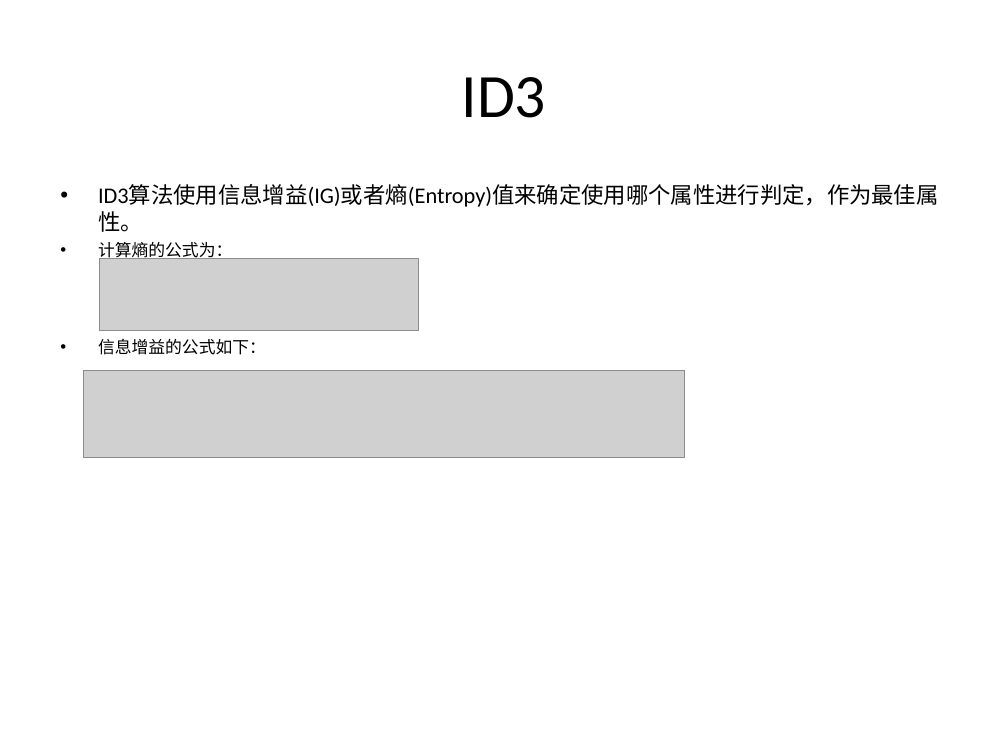
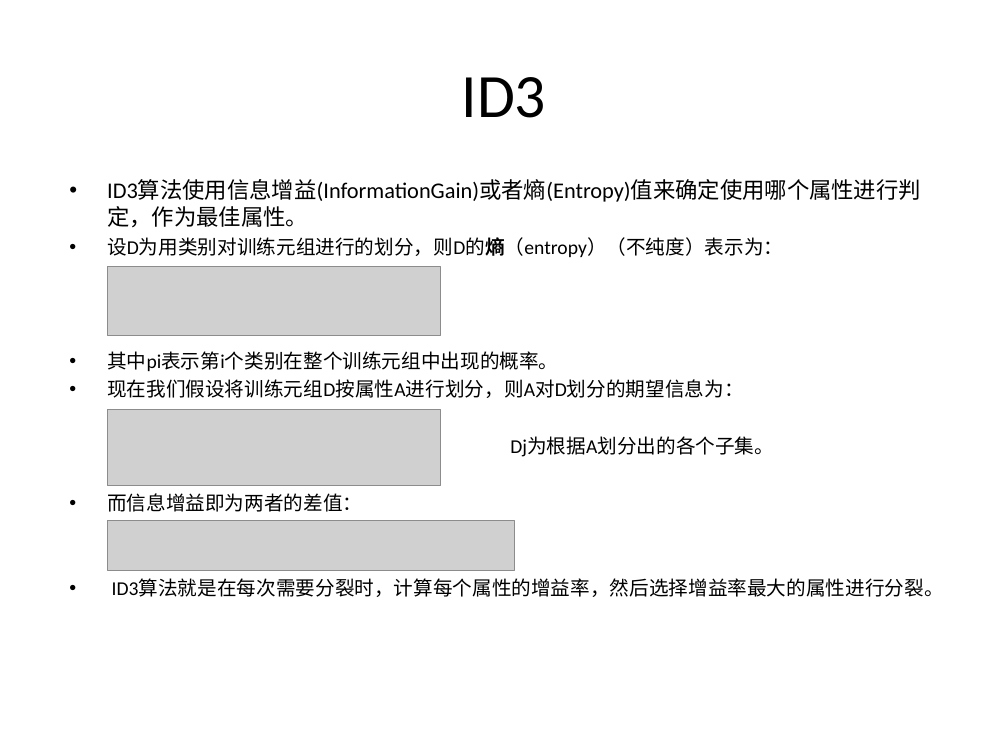
Before and after one commit to fighting-one-piece/shell-scripts, a slide deck: slide 5 of data_mining/src/main/resources/doc/decisiontree.ppt (slide 4 before the commit). Drawn at 1008x756 pixels with LibreOffice and Linux fonts; fonts in the diff are those of the drawing; grey boxes stand for pictures. Boxes give left, top, right and bottom in pixels: in the first picture for what was removed or moved away, otherwise in the second. Text is boxed around its words. In the diff, an @@ line names an element or a change of style, - is before the commit and + after.

```diff
--- a/data_mining/src/main/resources/doc/decisiontree.ppt
+++ b/data_mining/src/main/resources/doc/decisiontree.ppt
@@ text at (x1=107, y1=180, x2=944, y2=597): text changed; size 16 to 14 pt @@
-• ID3算法使用信息增益(IG)或者熵(Entropy)值来确定使用哪个属性进行判定，作为最佳属性。
-• 计算熵的公式为：
-• 信息增益的公式如下：
+• ID3算法使用信息增益(InformationGain)或者熵(Entropy)值来确定使用哪个属性进行判定，作为最佳属性。
+• 设D为用类别对训练元组进行的划分，则D的熵（entropy）（不纯度）表示为：
+• 其中pi表示第i个类别在整个训练元组中出现的概率。
+• 现在我们假设将训练元组D按属性A进行划分，则A对D划分的期望信息为：
+Dj为根据A划分出的各个子集。
+• 而信息增益即为两者的差值：
+• ID3算法就是在每次需要分裂时，计算每个属性的增益率，然后选择增益率最大的属性进行分裂。
@@ picture resized from (x1=99, y1=259, x2=417, y2=331) to (x1=107, y1=267, x2=440, y2=336) @@
@@ picture resized from (x1=84, y1=370, x2=685, y2=458) to (x1=107, y1=409, x2=440, y2=485) @@
@@ picture added at (x1=107, y1=521, x2=514, y2=571) @@
```
Also in this commit, not shown: 2 other slides changed, 1 slide added, 9 other files.
